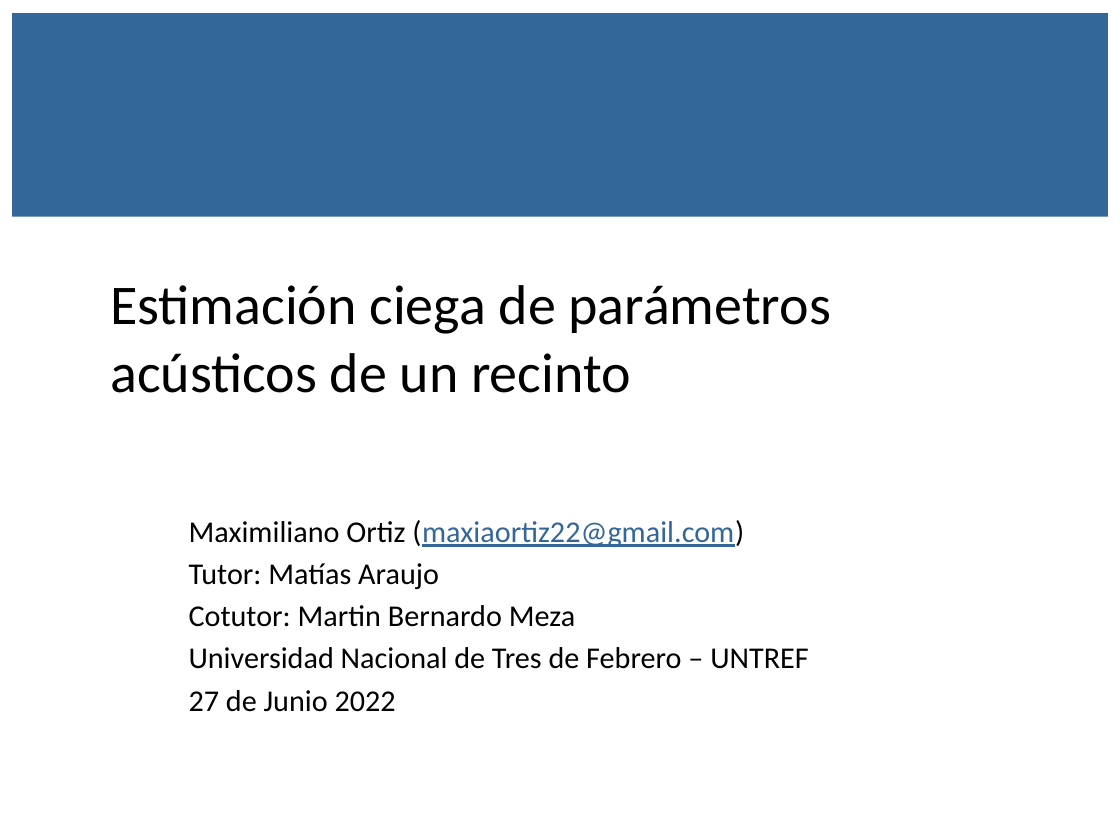
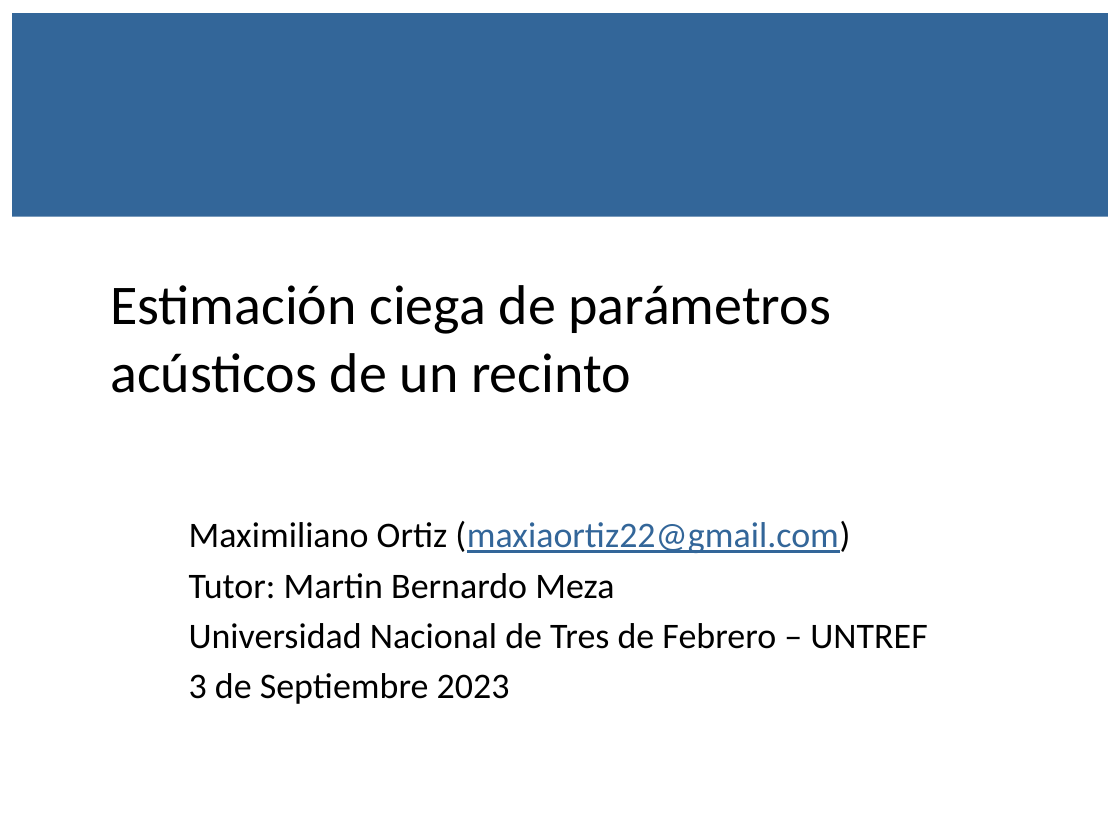
Before and after one commit to maxiaortiz22/thesis-report, a slide deck: slide 1 of Estimación ciega de parámetros acústicos de un recinto - Ortiz.pptx. Drawn at 1120x840 pixels with LibreOffice and Linux fonts; fonts in the diff are those of the drawing; background and template pictures are left out. Boxes give left, top, right and bottom in pixels: in the first picture for what was removed or moved away, otherwise in the second. Text is boxed around its words. In the diff, an @@ line names an element or a change of style, - is before the commit and + after.

Commit message:
Presentacion

```diff
--- a/Estimación ciega de parámetros acústicos de un recinto - Ortiz.pptx
+++ b/Estimación ciega de parámetros acústicos de un recinto - Ortiz.pptx
@@ subtitle at (189,521,927,649): size 19.4 to 23.1 pt in "Maximiliano Ortiz (maxiaortiz22@gmail.com)", "Universidad Nacional de Tres de Febrero – ..." @@
@@ subtitle at (189,573,614,599): text changed; size 19.4 to 23.1 pt @@
-Tutor: Matías Araujo
-Cotutor: Martin Bernardo Meza
+Tutor: Martin Bernardo Meza
@@ subtitle at (189,673,510,704): text changed; size 19.4 to 23.1 pt @@
-27 de Junio 2022
+3 de Septiembre 2023
```
Also in this commit, not shown: 11 slides added.
